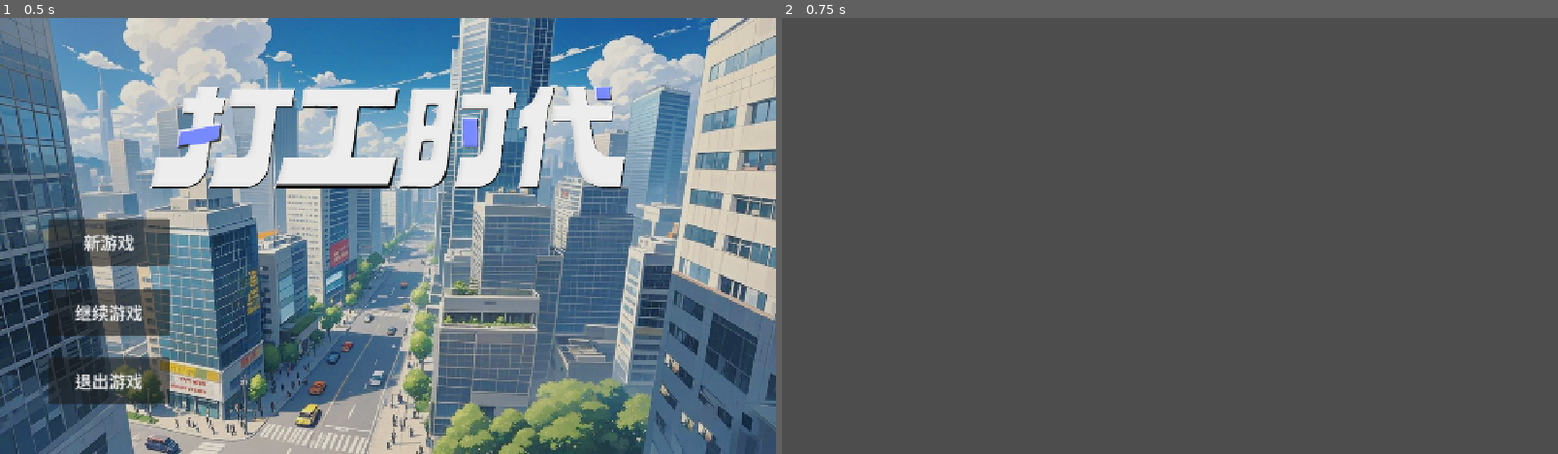
Above: before the commit, frames 1-2 (left to right).
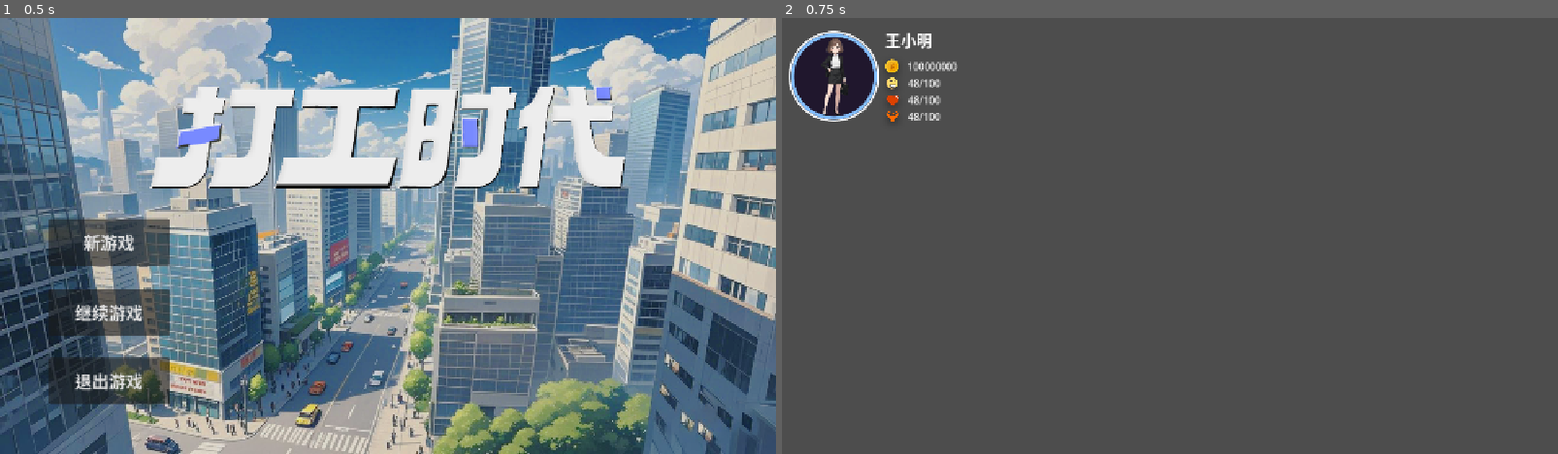
Above: after the commit, the same moments.

Repository: aabbcc-nwjian/The-language-of-the-part-time-worker
Game: Godot game, scene res://scene/main.tscn
Same seed, same stepped clock (60 frames per second), same inputs: the game is played once before the commit and once after it.
Inputs:
- Up to frame 1 (0.5 s): no input
- Up to frame 2 (0.75 s): click "新游戏" at 0.5 s

Frame 1 is identical in both runs. In frame 2, 2.4% of the frame differs, in the area x 0-23%, y 2-24%.

Commit message:
feat: add hud

Diff:
--- a/the-language-of-the-part-time-worker/scene/game_scene.tscn
+++ b/the-language-of-the-part-time-worker/scene/game_scene.tscn
@@ -1,15 +1,9 @@
-[gd_scene format=3 uid="uid://8e5swejfi5uv"]
+[gd_scene load_steps=2 format=3 uid="uid://8e5swejfi5uv"]
+
+[ext_resource type="PackedScene" uid="uid://brd771tia6v4h" path="res://scene/hud.tscn" id="1_brupb"]
 
 [node name="GameScene" type="Node2D"]
 
-[node name="Event" type="Node" parent="."]
+[node name="UserHud" type="CanvasLayer" parent="."]
 
-[node name="Dialog" type="SubViewport" parent="Event"]
-
-[node name="Content" type="SubViewport" parent="Event"]
-
-[node name="Person" type="Sprite2D" parent="Event/Content"]
-
-[node name="Message" type="Node" parent="Event/Content"]
-
-[node name="UserHud" type="SubViewport" parent="."]
+[node name="Control" parent="UserHud" instance=ExtResource("1_brupb")]
--- /dev/null
+++ b/the-language-of-the-part-time-worker/scene/hud.tscn
@@ -0,0 +1,76 @@
+[gd_scene load_steps=7 format=3 uid="uid://brd771tia6v4h"]
+
+[ext_resource type="Texture2D" uid="uid://dccy2eiulqjh5" path="res://assets/icon/容器@2x.png" id="1_ry2h7"]
+[ext_resource type="Texture2D" uid="uid://5funfimbhccy" path="res://assets/icon/4.png" id="2_lky30"]
+[ext_resource type="Texture2D" uid="uid://b3oedtxo1a4oi" path="res://assets/icon/3.png" id="3_qy82l"]
+[ext_resource type="Texture2D" uid="uid://cbk1vhoyd78we" path="res://assets/icon/5.png" id="4_sjh6b"]
+[ext_resource type="Texture2D" uid="uid://bf7876j2fyi2s" path="res://assets/icon/组 1@1x.png" id="5_xphas"]
+
+[sub_resource type="SystemFont" id="SystemFont_ry2h7"]
+
+[node name="Control" type="CanvasLayer"]
+metadata/_edit_vertical_guides_ = [300.0]
+metadata/_edit_horizontal_guides_ = [200.0]
+
+[node name="LabelNickName" type="Label" parent="."]
+offset_left = 169.0
+offset_top = 16.0
+offset_right = 247.0
+offset_bottom = 53.0
+theme_override_fonts/font = SubResource("SystemFont_ry2h7")
+theme_override_font_sizes/font_size = 26
+text = "王小明"
+
+[node name="Icon" type="CanvasLayer" parent="."]
+
+[node name="IconMoney" type="Sprite2D" parent="Icon"]
+position = Vector2(181, 83)
+scale = Vector2(0.5, 0.5)
+texture = ExtResource("1_ry2h7")
+
+[node name="IconMental" type="Sprite2D" parent="Icon"]
+position = Vector2(181, 111)
+scale = Vector2(0.5, 0.5)
+texture = ExtResource("2_lky30")
+
+[node name="IconHealth" type="Sprite2D" parent="Icon"]
+position = Vector2(182, 140)
+scale = Vector2(0.5, 0.5)
+texture = ExtResource("3_qy82l")
+
+[node name="IconAbilitity" type="Sprite2D" parent="Icon"]
+position = Vector2(182, 166)
+scale = Vector2(0.5, 0.5)
+texture = ExtResource("4_sjh6b")
+
+[node name="组1_1x" type="Sprite2D" parent="."]
+position = Vector2(85, 96)
+texture = ExtResource("5_xphas")
+
+[node name="LabelAbility" type="Label" parent="."]
+offset_left = 207.0
+offset_top = 151.0
+offset_right = 290.0
+offset_bottom = 174.0
+text = "48/100"
+
+[node name="LabelHealth" type="Label" parent="."]
+offset_left = 207.0
+offset_top = 124.0
+offset_right = 290.0
+offset_bottom = 147.0
+text = "48/100"
+
+[node name="LabelMental" type="Label" parent="."]
+offset_left = 207.0
+offset_top = 96.0
+offset_right = 290.0
+offset_bottom = 119.0
+text = "48/100"
+
+[node name="LabelMoney" type="Label" parent="."]
+offset_left = 206.0
+offset_top = 68.0
+offset_right = 246.0
+offset_bottom = 91.0
+text = "100000000"
Binary file added: the-language-of-the-part-time-worker/assets/icon/3.png
Not shown, added: the-language-of-the-part-time-worker/assets/icon/3.png.import
Binary file added: the-language-of-the-part-time-worker/assets/icon/4.png
Not shown, added: the-language-of-the-part-time-worker/assets/icon/4.png.import
Binary file added: the-language-of-the-part-time-worker/assets/icon/5.png
Not shown, added: the-language-of-the-part-time-worker/assets/icon/5.png.import
Binary file added: the-language-of-the-part-time-worker/assets/icon/容器@2x.png
Not shown, added: the-language-of-the-part-time-worker/assets/icon/容器@2x.png.import
Binary file added: the-language-of-the-part-time-worker/assets/icon/组 1@1x.png
Not shown, added: the-language-of-the-part-time-worker/assets/icon/组 1@1x.png.import
